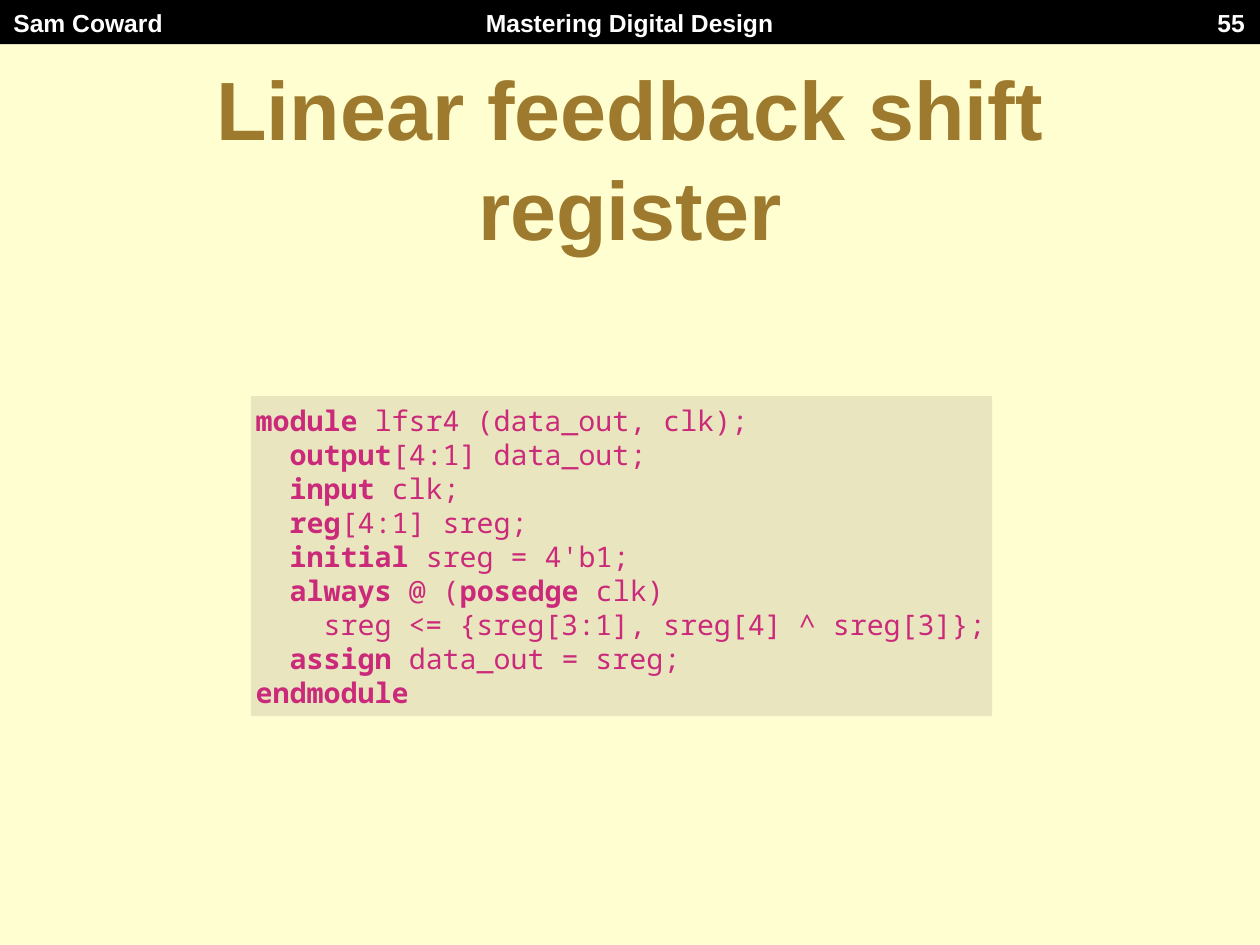
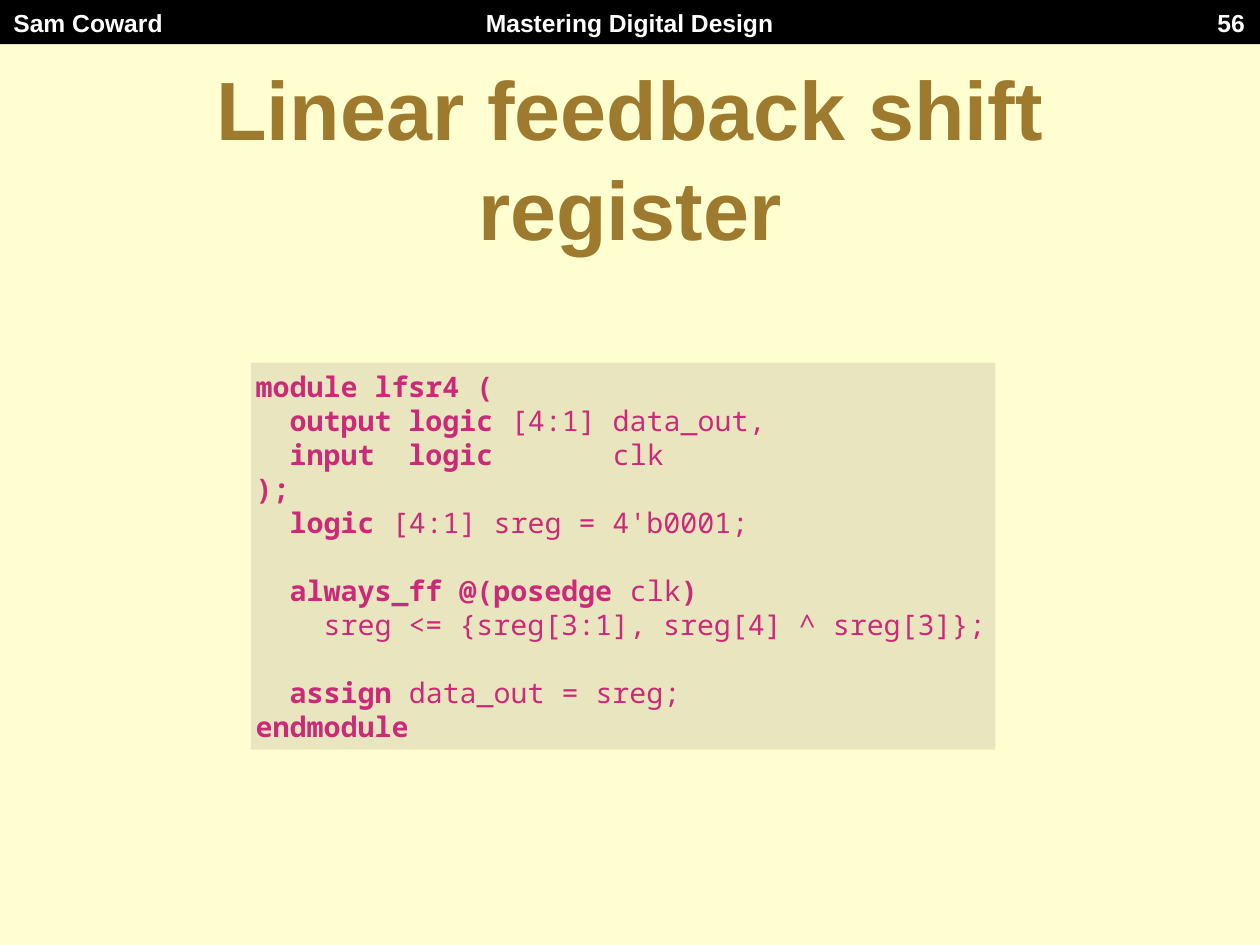
Before and after one commit to Mastering-Digital-Design/Lab-Module, a slide deck: slide 56 of lectures/lecture2.pptx (slide 55 before the commit). Drawn at 1260x945 pixels with LibreOffice and Linux fonts; fonts in the diff are those of the drawing. Boxes give left, top, right and bottom in pixels: in the first picture for what was removed or moved away, otherwise in the second. Text is boxed around its words. In the diff, an @@ line names an element or a change of style, - is before the commit and + after.

```diff
--- a/lectures/lecture2.pptx
+++ b/lectures/lecture2.pptx
@@ page number at <box>1217,15,1244,33</box>: text changed @@
-55
+56
@@ rectangle "module lfsr4 (": place and size @@
-rectangle "module lfsr4 (" at <box>251,396,992,716</box>
+rectangle "module lfsr4 (" at <box>251,362,995,750</box>
@@ text in rectangle at <box>256,375,766,608</box>: text changed; bold on @@
-module lfsr4 (data_out, clk);
-output[4:1] data_out;
-input clk;
-reg[4:1] sreg;
-initial sreg = 4'b1;
-always @ (posedge clk)
+module lfsr4 (
+output logic [4:1] data_out,
+input logic clk
+);
+logic [4:1] sreg = 4'b0001;
+always_ff @(posedge clk)
```
Also in this commit, not shown: 17 other slides changed, 1 slide added, 1 other file.
